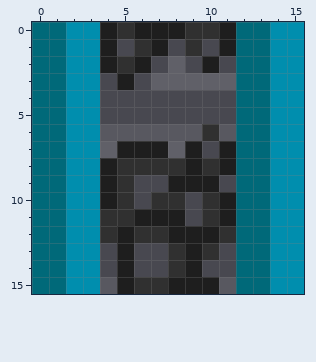
File history of a pixel-art sprite, tiles/oreburgh_south/anim/coal_vertical/06.png. Above, as it was before the edit.
The file is 16x16 pixels.
After the commit:
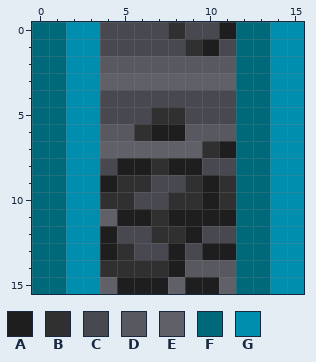
Palette (. is transparent): A #1e1e1e  B #303030  C #484850  D #585860  E #606068  F #006979  G #008eae
The edit:
y 0: x 4..10 ABAAABB -> CCCCBCC
y 1: x 4 A -> C; x 6..7 BA -> CC; x 10..11 CA -> AC
y 2: x 4..11 ABACECAC -> DDDDDDDD
y 3: x 4..6 CAC -> EEE
y 5: x 7..8 CC -> BB
y 6: x 6..8 DDD -> BAA; x 10 B -> D
y 7: x 5..7 AAA -> EEE; x 9..10 AC -> EB
y 8: x 4..6 ABB -> CAA; x 8 B -> A; x 10..11 BA -> CC
y 9: x 6 C -> B; x 8..9 AA -> CB; x 11 C -> B
y 10: x 4 A -> B; x 7 B -> C; x 9..11 CBA -> BAB
y 11: x 4..5 BB -> EA; x 7 A -> B; x 9..10 CB -> AA
y 12: x 4..6 BAB -> ACC; x 8 A -> B; x 10..11 AB -> CC
y 13: x 4..5 CA -> AB; x 8..11 BABC -> ACAA
y 14: x 4..11 CACCBACC -> BBBBADDD
y 15: x 4 D -> E; x 6..8 BBA -> AAE; x 11 D -> E
Boxes around the changes in both pictures, in picture pixels (x1, y1, x2, y2):
changed: (100, 22, 236, 294)
